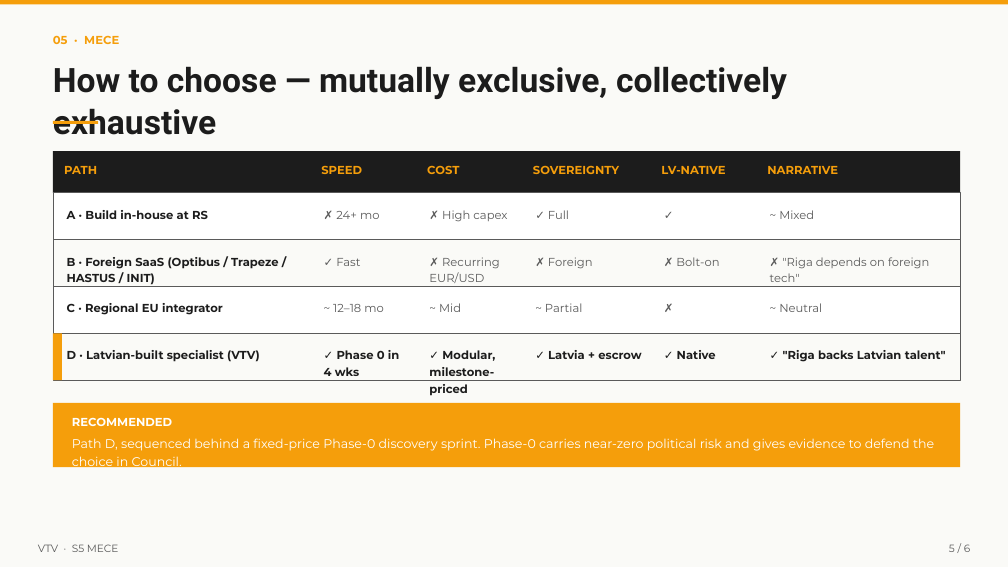
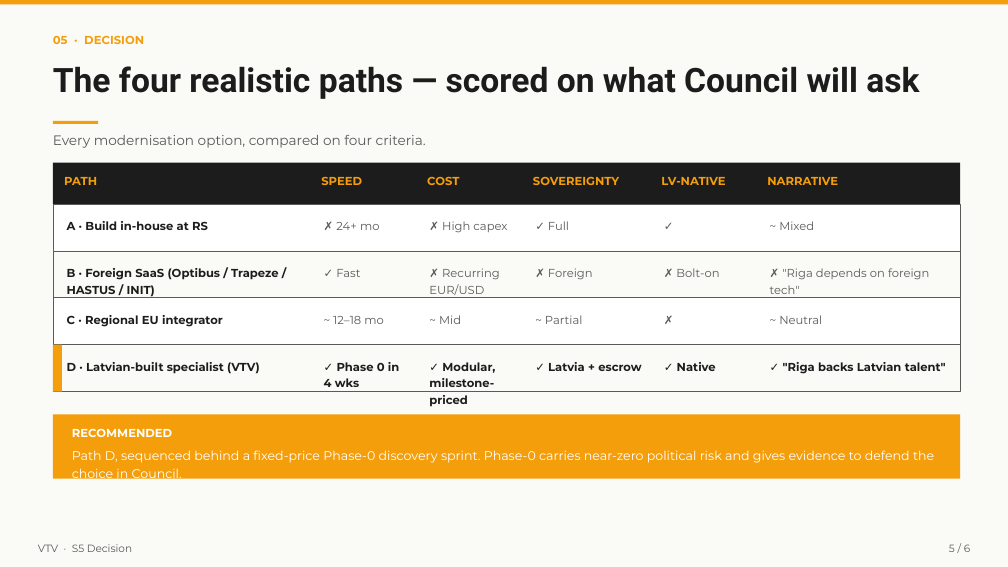
Before and after one commit to linardsb/fredis, a slide deck: slide 6 of Fredis/Memory/drafts/active/product-shape/vtv-bartisevics-deck-2026-05-18.pptx. Drawn at 1008x567 pixels with LibreOffice and Linux fonts; fonts in the diff are those of the drawing. Boxes give left, top, right and bottom in pixels: in the first picture for what was removed or moved away, otherwise in the second. Text is boxed around its words. In the diff, an @@ line names an element or a change of style, - is before the commit and + after.

```diff
--- a/Fredis/Memory/drafts/active/product-shape/vtv-bartisevics-deck-2026-05-18.pptx
+++ b/Fredis/Memory/drafts/active/product-shape/vtv-bartisevics-deck-2026-05-18.pptx
@@ text at <box>53,35,144,44</box>: text changed @@
-05 · MECE
+05 · DECISION
@@ text at <box>53,66,919,99</box>: text changed @@
-How to choose — mutually exclusive, collectively exhaustive
+The four realistic paths — scored on what Council will ask
@@ text added at <box>53,135,426,148</box>, 13 pt, text #5A5A5A @@
+Every modernisation option, compared on four criteria.
@@ 32 texts, 7 rectangles: place and size @@
-32 texts, 7 rectangles at <box>53,151,960,470</box>
+32 texts, 7 rectangles at <box>53,163,960,481</box>
@@ text at <box>38,544,132,552</box>: text changed @@
-VTV · S5 MECE
+VTV · S5 Decision
```
Also in this commit, not shown: 1 other file.
